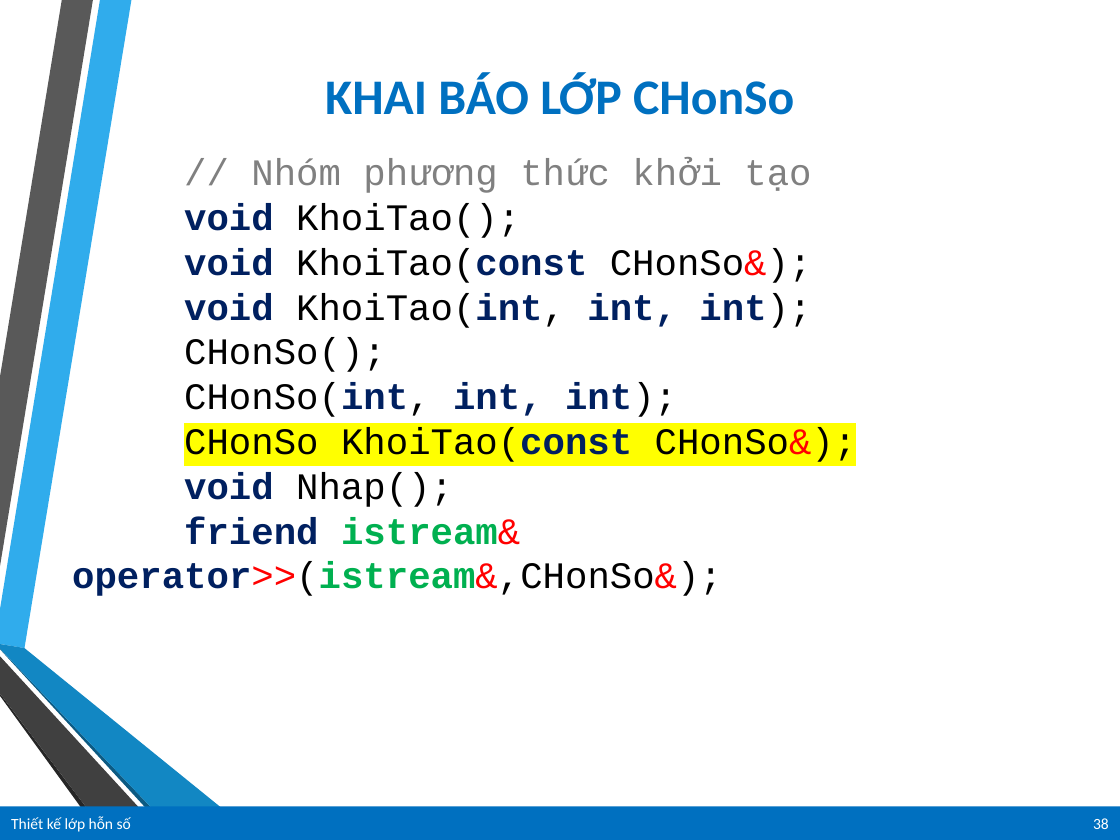
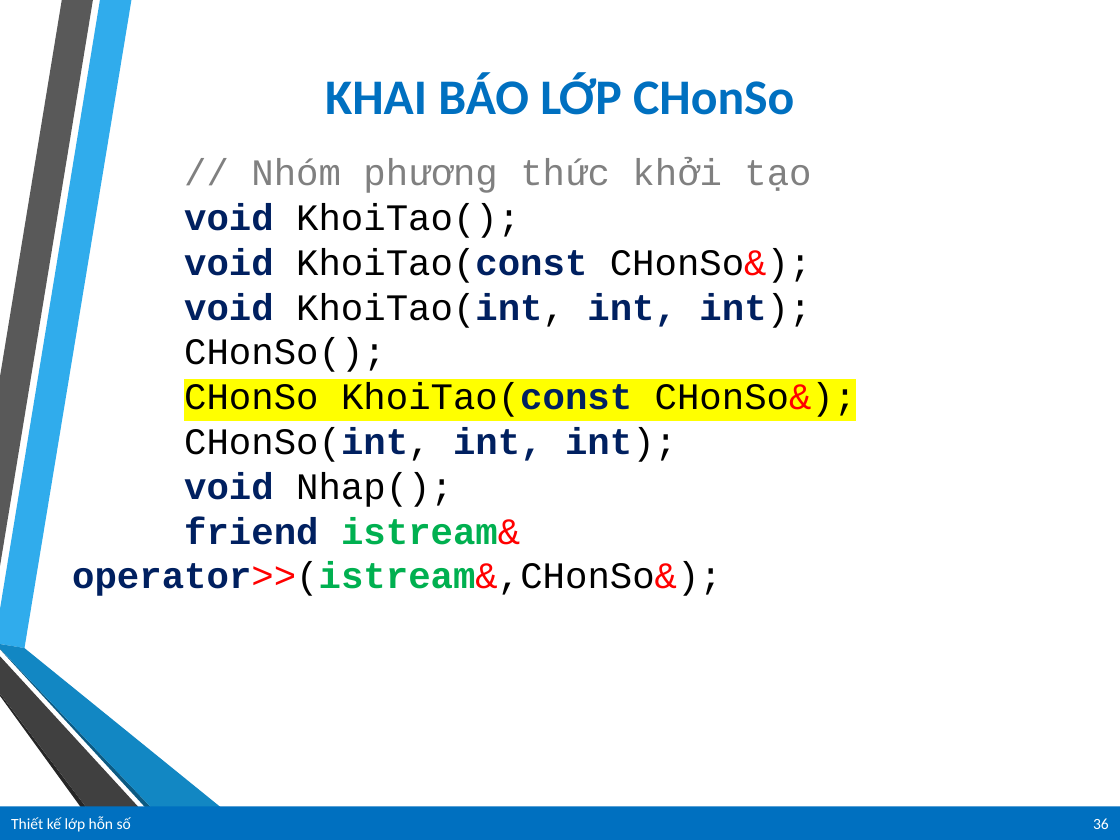
Before and after one commit to vanlinh1602/OOP_MrKhang, a slide deck: slide 36 of ThietKeLop/Bai04/Bài-học-09-Thiết-kế-lớp-CHonSo(1).pptx (slide 38 before the commit). Drawn at 1120x840 pixels with LibreOffice and Linux fonts; fonts in the diff are those of the drawing; background and template pictures are left out. Boxes give left, top, right and bottom in pixels: in the first picture for what was removed or moved away, otherwise in the second. Text is boxed around its words. In the diff, an @@ line names an element or a change of style, - is before the commit and + after.

```diff
--- a/ThietKeLop/Bai04/Bài-học-09-Thiết-kế-lớp-CHonSo(1).pptx
+++ b/ThietKeLop/Bai04/Bài-học-09-Thiết-kế-lớp-CHonSo(1).pptx
@@ text at (184,383,857,420): paragraph added @@
+CHonSo KhoiTao(const CHonSo&);
@@ text at (184,427,857,464): paragraph removed @@
-CHonSo KhoiTao(const CHonSo&);
@@ page number at (1093,818,1109,829): text changed @@
-38
+36
```
Also in this commit, not shown: 8 other slides changed, 1 other file.
